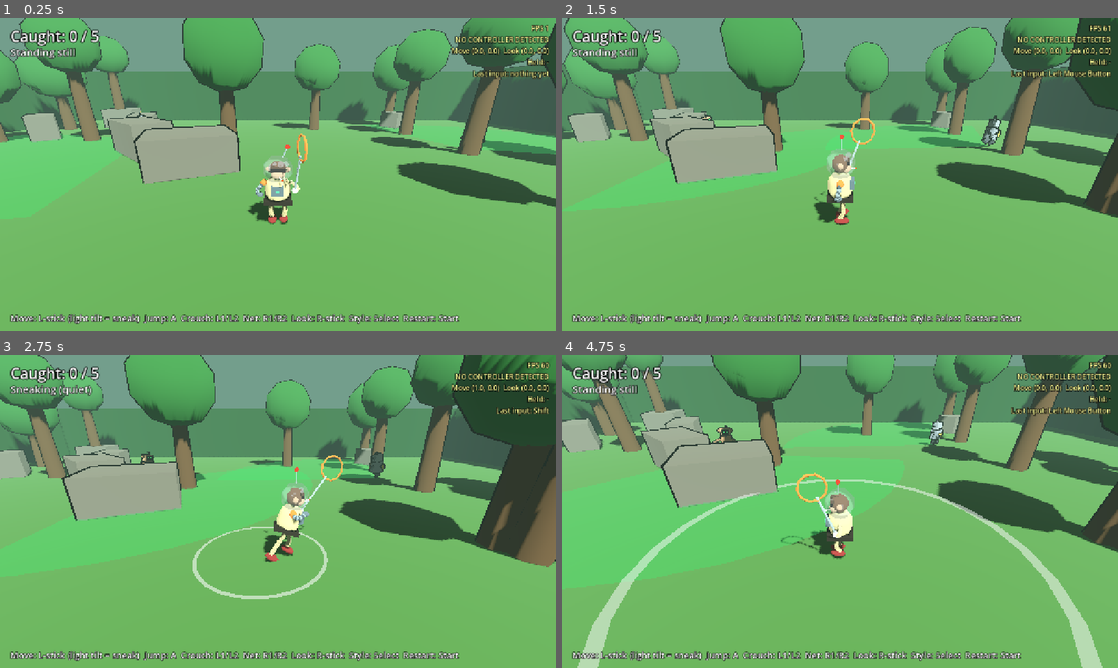
Above: before the commit, frames 1-4 (two rows, left to right).
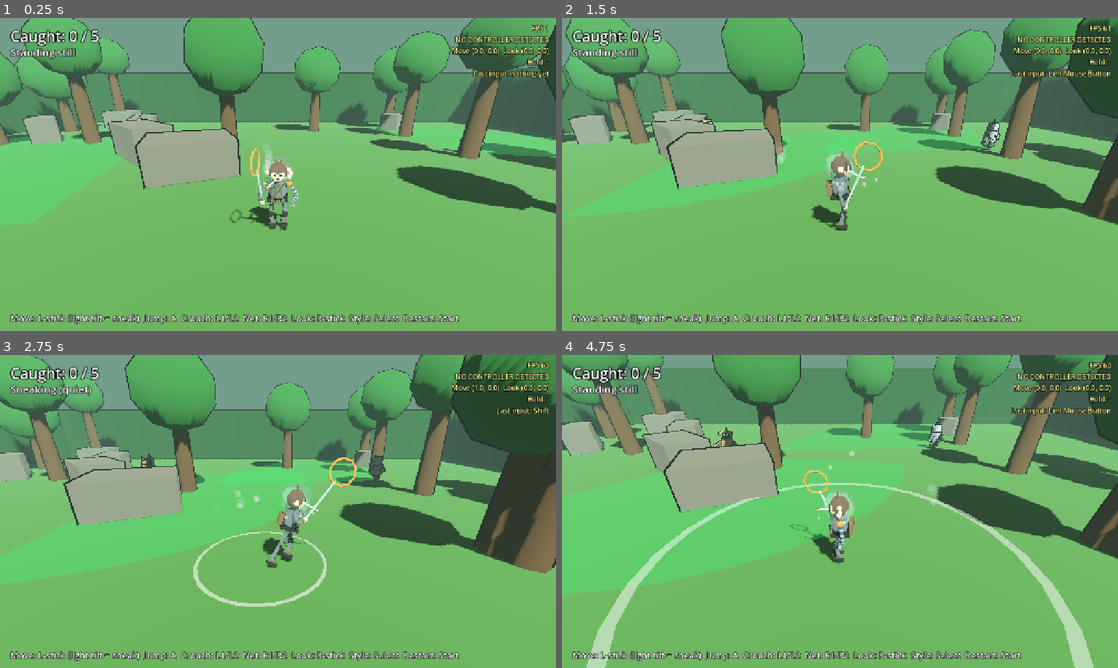
Above: after the commit, the same moments.

Repository: StoneColdOS/Caveman-Catchers
Game: Godot game, scene res://scenes/main.tscn
Two runs of this game, one before a commit and one after it. Both use one fixed random seed, a clock stepped at 60 frames per second and the inputs below.
Inputs (mouse positions are in pixels of both pictures, inside the frame that each line leads up to):
- Up to frame 1 (0.25 s): no input
- Up to frame 2 (1.5 s): tap Enter (restart) at 0.5 s; move the mouse to (962, 158) at 0.52 s; hold D (move_right) 0.53-1.25 s; hold Shift (crouch) 0.53-1.25 s; click (962, 158) at 0.67 s; tap Space (jump) at 0.77 s; tap J (net) at 0.8 s; drag from (728, 190) to (812, 237) at 1.27 s
- Up to frame 3 (2.75 s): move the mouse to (333, 442) at 2.02 s; hold D (move_right) from 2.03 s (still down); hold Ctrl (walk) from 2.03 s (still down); tap Shift (crouch) at 2.3 s
- Up to frame 4 (4.75 s): release D (move_right) at 2.75 s; release Ctrl (walk) at 2.75 s; drag from (812, 574) to (673, 464) at 2.77 s; move the mouse to (1006, 558) at 3.52 s; hold A (move_left) 3.53-4.25 s; hold Ctrl (walk) 3.53-4.25 s; tap Down (look_down) at 3.6 s; tap Space (jump) at 3.77 s; drag from (673, 464) to (756, 433) at 4.27 s

The runs differ from the first frame. In frame 1, 7.5% of the frame differs, in the area x 0-100%, y 0-68%; in frame 2, 7.5%; in frame 3, 8.6%; in frame 4, 10%, in the area x 0-100%, y 0-100%.
Error in both runs: Cannot call method 'get_nodes_in_group' on a null value. (res://scripts/main.gd:297)

Commit message:
New lanky chimp hero from the user's sketch
Bubble helmet, hair tuft, droopy eye and X eye, chewed ear, cigarette
poking out through the helmet with smoke trailing outside, V harness,
belt with three pouches, satchel on his back, wristband, knee pads,
banded boots, striped robot arm on his left, net in his right hand.
Longer, thinner noodle limbs; taller collision and camera to match.

Co-Authored-By: Claude Opus 5.5 <noreply@anthropic.com>
Claude-Session: https://claude.ai/code/session_01X5D3NCWGJ5U6tQxJ5x7zR9

Diff:
--- a/scripts/player.gd
+++ b/scripts/player.gd
@@ -1,6 +1,6 @@
 extends CharacterBody3D
-## The hero: a grumpy old space chimp. Shadowed eyes, cigarette, smoke stuck in his
-## helmet, a robot arm and a net. Placeholder shapes until the real model.
+## The hero: a lanky old space chimp from the user's sketch. Droopy eye, X eye, chewed
+## ear, cigarette poking through his helmet, harness, pouches, satchel, robot arm, net.
 
 signal caught_one
 
@@ -45,6 +45,9 @@
 var right_arm: Array = []
 var robot_arm: Array = []
 var claw: MeshInstance3D
+var knee_pads: Array = []
+var right_band: MeshInstance3D
+var smoke_origin: Array = []
 var walk_phase := 0.0
 var cig_tip: MeshInstance3D
 var smoke: Node3D
@@ -60,9 +63,9 @@
 	var shape := CollisionShape3D.new()
 	var cap := CapsuleShape3D.new()
 	cap.radius = 0.4
-	cap.height = 1.6
+	cap.height = 1.9
 	shape.shape = cap
-	shape.position.y = 0.8
+	shape.position.y = 0.95
 	add_child(shape)
 
 	_build_visual()
@@ -76,80 +79,122 @@
 func _build_visual() -> void:
 	visual = Node3D.new()
 	add_child(visual)
-	var suit := Color(0.79, 0.73, 0.56)
-	var boots := Color(0.56, 0.18, 0.18)
+	# Colors pulled from the inspo: worn grey suit, olive gear, brown fur
+	var suit := Color(0.4, 0.43, 0.45)
+	var gear := Color(0.37, 0.38, 0.27)
+	var dark := Color(0.16, 0.16, 0.15)
 	var metal := Color(0.55, 0.6, 0.64)
-	var fur := Color(0.36, 0.25, 0.18)
-	var face := Color(0.72, 0.58, 0.48)
+	var fur := Color(0.33, 0.23, 0.16)
+	var face := Color(0.85, 0.72, 0.6)
+	var ink := Color(0.07, 0.06, 0.05)
 
 	# Everything above the hips lives on body_root, which bounces, leans and squashes.
 	body_root = Node3D.new()
 	visual.add_child(body_root)
-	body_root.add_child(Util.mesh(Util.capsule(0.34, 0.86), suit, Vector3(0, 1.0, 0)))
-	body_root.add_child(Util.mesh(Util.box(Vector3(0.74, 0.1, 0.72)), Color(0.17, 0.14, 0.12), Vector3(0, 0.72, 0)))
-	body_root.add_child(Util.mesh(Util.box(Vector3(0.32, 0.24, 0.14)), Color(0.36, 0.42, 0.46), Vector3(0, 1.08, 0.32)))
-	body_root.add_child(Util.mesh(Util.box(Vector3(0.08, 0.06, 0.02)), Color(0.31, 0.82, 0.55), Vector3(0, 1.08, 0.4), false))
-	body_root.add_child(Util.mesh(Util.sphere(0.1), Color(0.91, 0.51, 0.23), Vector3(-0.36, 1.2, 0)))
-
-	# Head on a springy pivot: fur, ears, muzzle, a band of shadow for eyes
+	body_root.add_child(Util.mesh(Util.capsule(0.25, 0.62), suit, Vector3(0, 1.2, 0)))
+	# V harness straps meeting at the belt
+	for side in [-1.0, 1.0]:
+		var strap := Util.mesh(Util.box(Vector3(0.05, 0.5, 0.03)), gear, Vector3(0.08 * side, 1.2, 0.235))
+		strap.rotation.z = 0.32 * side
+		body_root.add_child(strap)
+	# Belt with three pouches
+	body_root.add_child(Util.mesh(Util.box(Vector3(0.56, 0.07, 0.52)), dark, Vector3(0, 0.95, 0)))
+	for x in [-0.13, 0.0, 0.13]:
+		body_root.add_child(Util.mesh(Util.box(Vector3(0.1, 0.13, 0.07)), gear, Vector3(x, 0.93, 0.27)))
+		body_root.add_child(Util.mesh(Util.box(Vector3(0.015, 0.06, 0.01)), dark, Vector3(x, 0.93, 0.31)))
+	# Satchel on his back with a cross strap
+	body_root.add_child(Util.mesh(Util.box(Vector3(0.34, 0.3, 0.14)), Color(0.45, 0.36, 0.24), Vector3(0, 1.12, -0.3)))
+	body_root.add_child(Util.mesh(Util.box(Vector3(0.34, 0.08, 0.02)), Color(0.38, 0.3, 0.2), Vector3(0, 1.24, -0.375)))
+	var cross := Util.mesh(Util.box(Vector3(0.04, 0.62, 0.02)), Color(0.38, 0.3, 0.2), Vector3(0.0, 1.22, 0.24))
+	cross.rotation.z = -0.6
+	body_root.add_child(cross)
+	# Robot arm's shoulder joint (his left)
+	body_root.add_child(Util.mesh(Util.sphere(0.09), Color(0.91, 0.51, 0.23), Vector3(0.3, 1.38, 0)))
+
+	# Head on a springy pivot inside a bubble helmet
 	head_pivot = Node3D.new()
-	head_pivot.position = Vector3(0, 1.42, 0)
+	head_pivot.position = Vector3(0, 1.5, 0)
 	body_root.add_child(head_pivot)
-	head_pivot.add_child(Util.mesh(Util.sphere(0.24), fur, Vector3(0, 0.18, 0)))
-	head_pivot.add_child(Util.mesh(Util.sphere(0.08), face, Vector3(-0.24, 0.18, 0)))
-	head_pivot.add_child(Util.mesh(Util.sphere(0.08), face, Vector3(0.24, 0.18, 0)))
-	var muzzle := Util.mesh(Util.sphere(0.15), face, Vector3(0, 0.08, 0.15))
-	muzzle.scale = Vector3(1.2, 0.85, 0.9)
-	head_pivot.add_child(muzzle)
-	head_pivot.add_child(Util.mesh(Util.box(Vector3(0.38, 0.09, 0.08)), Color(0.04, 0.03, 0.03), Vector3(0, 0.24, 0.19), false))
-	head_pivot.add_child(Util.mesh(Util.box(Vector3(0.4, 0.05, 0.1)), Color(0.24, 0.17, 0.12), Vector3(0, 0.3, 0.18)))
-	var cig := Util.mesh(Util.box(Vector3(0.03, 0.03, 0.2)), Color(0.95, 0.93, 0.88), Vector3(0.08, 0.05, 0.34))
-	cig.rotation.y = 0.35
+	head_pivot.add_child(Util.mesh(Util.sphere(0.26), fur, Vector3(0, 0.24, 0)))
+	for tuft in [[-0.04, 0.3, 0.15], [0.06, 0.25, -0.2]]:
+		var spike := Util.mesh(Util.box(Vector3(0.05, 0.16, 0.05)), fur, Vector3(tuft[0], 0.52, 0.02))
+		spike.rotation = Vector3(0, 0, tuft[2] * 2.0)
+		head_pivot.add_child(spike)
+	var mask := Util.mesh(Util.sphere(0.2), face, Vector3(0, 0.2, 0.11))
+	mask.scale = Vector3(1.05, 1.0, 0.75)
+	head_pivot.add_child(mask)
+	# His right ear: plain. His left ear: big, with a bite chewed out of it.
+	head_pivot.add_child(Util.mesh(Util.sphere(0.08), face, Vector3(-0.26, 0.22, 0)))
+	for e in [[0.28, 0.3, 0.0], [0.34, 0.2, -0.01], [0.3, 0.11, 0.03]]:
+		head_pivot.add_child(Util.mesh(Util.sphere(0.065), face, Vector3(e[0], e[1], e[2])))
+	# Droopy half-lidded eye (his right) and an X for the other one
+	head_pivot.add_child(Util.mesh(Util.box(Vector3(0.05, 0.035, 0.02)), ink, Vector3(-0.07, 0.222, 0.262), false))
+	var lid := Util.mesh(Util.box(Vector3(0.075, 0.018, 0.02)), ink, Vector3(-0.07, 0.243, 0.26), false)
+	lid.rotation.z = -0.25
+	head_pivot.add_child(lid)
+	for r in [0.785, -0.785]:
+		var stroke := Util.mesh(Util.box(Vector3(0.075, 0.016, 0.02)), ink, Vector3(0.07, 0.235, 0.255), false)
+		stroke.rotation.z = r
+		head_pivot.add_child(stroke)
+	head_pivot.add_child(Util.mesh(Util.box(Vector3(0.025, 0.02, 0.02)), ink, Vector3(0.0, 0.17, 0.27), false))   # nose
+	head_pivot.add_child(Util.mesh(Util.box(Vector3(0.09, 0.014, 0.02)), ink, Vector3(0.0, 0.12, 0.262), false))  # mouth
+	# Cigarette poking out through the helmet glass, glowing tip outside
+	var cig := Util.mesh(Util.box(Vector3(0.03, 0.03, 0.5)), Color(0.95, 0.93, 0.88), Vector3(-0.14, 0.08, 0.42))
+	cig.rotation = Vector3(0.25, -0.55, 0)
 	head_pivot.add_child(cig)
 	cig_tip = MeshInstance3D.new()
-	cig_tip.mesh = Util.sphere(0.022)
+	cig_tip.mesh = Util.sphere(0.024)
 	cig_tip.material_override = Util.mat(Color(1.0, 0.45, 0.1), true)
-	cig_tip.position = Vector3(0.115, 0.05, 0.43)
+	cig_tip.position = Vector3(-0.27, 0.02, 0.62)
 	head_pivot.add_child(cig_tip)
+	var helmet := Util.mesh(Util.sphere(0.44), Color(0.8, 0.9, 0.95, 0.2), Vector3(0, 0.24, 0))
+	helmet.cast_shadow = GeometryInstance3D.SHADOW_CASTING_SETTING_OFF
+	head_pivot.add_child(helmet)
+	var collar := CylinderMesh.new()
+	collar.top_radius = 0.2
+	collar.bottom_radius = 0.22
+	collar.height = 0.07
+	collar.radial_segments = 10
+	head_pivot.add_child(Util.mesh(collar, metal, Vector3(0, -0.17, 0)))  # helmet collar
+	# Smoke trails up from the tip in world space
 	smoke = Node3D.new()
-	smoke.position = Vector3(0, 0.18, 0)
-	head_pivot.add_child(smoke)
-	for i in 7:
+	smoke.top_level = true
+	add_child(smoke)
+	for i in 8:
 		var puff := MeshInstance3D.new()
-		puff.mesh = Util.sphere(0.07)
-		puff.material_override = Util.mat(Color(0.85, 0.88, 0.9, 0.35), true)
+		puff.mesh = Util.sphere(0.06)
+		puff.material_override = Util.mat(Color(0.9, 0.92, 0.94, 0.45), true)
 		puff.cast_shadow = GeometryInstance3D.SHADOW_CASTING_SETTING_OFF
 		smoke.add_child(puff)
-	var helmet := Util.mesh(Util.sphere(0.4), Color(0.8, 0.9, 0.95, 0.22), Vector3(0, 0.18, 0))
-	helmet.cast_shadow = GeometryInstance3D.SHADOW_CASTING_SETTING_OFF
-	head_pivot.add_child(helmet)
-	var ant := Util.mesh(Util.box(Vector3(0.03, 0.32, 0.03)), metal, Vector3(0.16, 0.66, 0))
-	ant.rotation.z = -0.35
-	head_pivot.add_child(ant)
-	var light := MeshInstance3D.new()
-	light.mesh = Util.sphere(0.06)
-	light.material_override = Util.mat(Color(1.0, 0.3, 0.2), true)
-	light.position = Vector3(0.22, 0.83, 0)
-	head_pivot.add_child(light)
-
-	# Noodle limbs: chains of overlapping balls bent along a curve every frame.
+		smoke_origin.append(Vector3.ZERO)
+
+	# Long, lanky noodle limbs
 	for side in [-1.0, 1.0]:
-		legs.append(_make_noodle(11, 0.07, suit.darkened(0.08), Color()))
-		var shoe := Util.mesh(Util.sphere(0.13), boots, Vector3(0.16 * side, 0.08, 0.05))
-		shoe.scale = Vector3(1.05, 0.7, 1.7)
-		visual.add_child(shoe)
-		feet.append(shoe)
-	right_arm = _make_noodle(9, 0.055, suit, Color())
-	robot_arm = _make_noodle(10, 0.06, metal, Color(0.32, 0.36, 0.4))  # accordion-striped spring arm
-	claw = Util.mesh(Util.sphere(0.09), Color(0.4, 0.45, 0.5), Vector3.ZERO)
-	claw.scale = Vector3(1, 0.8, 1.2)
+		legs.append(_make_noodle(14, 0.06, suit, Color()))
+		var pad := Util.mesh(Util.sphere(0.085), dark, Vector3.ZERO)
+		pad.scale = Vector3(1, 1.15, 0.7)
+		visual.add_child(pad)
+		knee_pads.append(pad)
+		var boot := Util.mesh(Util.sphere(0.12), dark, Vector3(0.14 * side, 0.08, 0.05))
+		boot.scale = Vector3(1.0, 0.75, 1.6)
+		visual.add_child(boot)
+		boot.add_child(Util.mesh(Util.box(Vector3(0.17, 0.05, 0.14)), gear, Vector3(0, 0.13, -0.03)))  # boot band
+		feet.append(boot)
+	right_arm = _make_noodle(12, 0.05, suit, Color())
+	robot_arm = _make_noodle(13, 0.055, metal, Color(0.32, 0.36, 0.4))  # accordion-striped spring arm
+	right_band = Util.mesh(Util.sphere(0.065), gear, Vector3.ZERO)
+	visual.add_child(right_band)
+	claw = Util.mesh(Util.sphere(0.08), Color(0.4, 0.45, 0.5), Vector3.ZERO)
+	claw.scale = Vector3(1, 0.8, 1.25)
 	body_root.add_child(claw)
-
-	# Net in his gloved right hand
+	claw.add_child(Util.mesh(Util.box(Vector3(0.03, 0.12, 0.03)), metal, Vector3(-0.04, -0.09, 0.04)))
+	claw.add_child(Util.mesh(Util.box(Vector3(0.03, 0.12, 0.03)), metal, Vector3(0.04, -0.09, 0.04)))
+
+	# Net in his right hand (chimp hand)
 	net_pivot = Node3D.new()
-	net_pivot.position = Vector3(0.45, 0.95, 0.05)
+	net_pivot.position = Vector3(-0.4, 0.78, 0.08)
 	body_root.add_child(net_pivot)
-	net_pivot.add_child(Util.mesh(Util.sphere(0.09), Color(0.97, 0.96, 0.92), Vector3.ZERO))  # white cartoon glove
+	net_pivot.add_child(Util.mesh(Util.sphere(0.075), face, Vector3.ZERO))
 	var handle := MeshInstance3D.new()
 	var cyl := CylinderMesh.new()
 	cyl.top_radius = 0.03
@@ -230,7 +275,7 @@
 		stretch = (b - 0.5) * 0.14 * amp
 		sway = sin(beat * 0.25) * 0.12 * amp
 	if crouching:
-		body_y -= 0.32
+		body_y -= 0.4
 	var k := clampf(16.0 * delta, 0.0, 1.0)
 	body_root.position.y = lerp(body_root.position.y, body_y, k)
 	body_root.rotation.x = lerp_angle(body_root.rotation.x, lean, k)
@@ -265,24 +310,25 @@
 			pitch_foot = -maxf(0.0, sin(beat)) * 0.5 * amp
 		feet[i].position = feet[i].position.lerp(foot, clampf(25.0 * delta, 0.0, 1.0))
 		feet[i].rotation.x = pitch_foot
-		var hip := body_root.transform * Vector3(0.15 * side, 0.66, 0)
-		_noodle(legs[i], hip, feet[i].position + Vector3(0, 0.07, -0.04), 0.68, Vector3(0.35 * side, 0.0, 1.0))
+		var hip := body_root.transform * Vector3(0.13 * side, 0.92, 0)
+		_noodle(legs[i], hip, feet[i].position + Vector3(0, 0.07, -0.04), 0.9, Vector3(0.35 * side, 0.0, 1.0))
+		knee_pads[i].position = legs[i][legs[i].size() / 2].position + Vector3(0, 0, 0.04)
 
 	# Arms (hand targets are in body space)
-	var net_hand := Vector3(0.45, 0.95, 0.05)
-	var claw_hand := Vector3(-0.48, 0.8, 0.0)
+	var net_hand := Vector3(-0.4, 0.78, 0.08)
+	var claw_hand := Vector3(0.4, 0.74, 0.02)
 	if not on_floor:
 		var f := sin(t * 18.0) * 0.15 * amp
-		net_hand = Vector3(0.6, 1.5 + f, 0.0)
-		claw_hand = Vector3(-0.62, 1.5 - f, 0.05)
+		net_hand = Vector3(-0.58, 1.78 + f, 0.0)
+		claw_hand = Vector3(0.58, 1.78 - f, 0.05)
 	elif moving and running:
 		var a := walk_phase * 2.0
-		claw_hand = Vector3(-0.5, 1.2, 0.0) + Vector3(0, sin(a), cos(a)) * 0.45 * amp  # windmill
-		net_hand = Vector3(0.45, 1.0, 0.05 - sin(walk_phase) * 0.35 * amp)
+		claw_hand = Vector3(0.42, 1.38, 0.0) + Vector3(0, sin(a), cos(a)) * 0.55 * amp  # windmill
+		net_hand = Vector3(-0.4, 0.85, 0.08 - sin(walk_phase) * 0.4 * amp)
 	elif moving and sneaky:
 		var w := sin(walk_phase) * 0.05 * amp
-		net_hand = Vector3(0.36, 1.25 + w, 0.32)   # hands up like claws, tiptoeing
-		claw_hand = Vector3(-0.32, 1.25 - w, 0.34)
+		net_hand = Vector3(-0.32, 1.36 + w, 0.32)   # hands up like claws, tiptoeing
+		claw_hand = Vector3(0.3, 1.36 - w, 0.34)
 	elif moving:
 		net_hand.z -= sin(walk_phase) * 0.28 * amp
 		claw_hand.z += sin(walk_phase) * 0.32 * amp
@@ -293,8 +339,9 @@
 	net_pivot.position = net_pivot.position.lerp(net_hand, clampf(14.0 * delta, 0.0, 1.0))
 	claw.position = claw.position.lerp(claw_hand, clampf(14.0 * delta, 0.0, 1.0))
 	var bt := body_root.transform
-	_noodle(right_arm, bt * Vector3(0.36, 1.2, 0), bt * net_pivot.position, 0.62, Vector3(1.0, -0.5, -0.3))
-	_noodle(robot_arm, bt * Vector3(-0.36, 1.2, 0), bt * claw.position, 0.66, Vector3(-1.0, -0.5, -0.3))
+	_noodle(right_arm, bt * Vector3(-0.3, 1.38, 0), bt * net_pivot.position, 0.8, Vector3(-1.0, -0.5, -0.3))
+	_noodle(robot_arm, bt * Vector3(0.3, 1.38, 0), bt * claw.position, 0.84, Vector3(1.0, -0.5, -0.3))
+	right_band.position = right_arm[right_arm.size() - 3].position  # wristband
 
 	# Landing squash recovers on the whole figure
 	visual.scale = visual.scale.lerp(Vector3.ONE, clampf(10.0 * delta, 0.0, 1.0))
@@ -302,7 +349,7 @@
 
 func _build_camera() -> void:
 	camera_pivot = Node3D.new()
-	camera_pivot.position.y = 1.4
+	camera_pivot.position.y = 1.6
 	add_child(camera_pivot)
 	arm = SpringArm3D.new()
 	arm.spring_length = 6.0
@@ -397,9 +444,9 @@
 
 func swing_net() -> void:
 	net_timer = NET_COOLDOWN
-	net_pivot.rotation = Vector3(0, 1.3, 0)
+	net_pivot.rotation = Vector3(0, -1.3, 0)
 	var tw := create_tween()
-	tw.tween_property(net_pivot, "rotation:y", -1.3, 0.18)
+	tw.tween_property(net_pivot, "rotation:y", 1.3, 0.18)
 	tw.tween_callback(_rest_net)
 
 	var fwd := visual.global_basis.z
@@ -426,18 +473,23 @@
 
 ## Puffs swirl slowly around inside the helmet; the cigarette tip pulses.
 func _animate_smoke() -> void:
+	# Each puff leaves the cigarette tip, drifts up and grows, then starts over.
 	var t := Time.get_ticks_msec() * 0.001
-	var i := 0
-	for puff in smoke.get_children():
-		var a := t * (0.6 + i * 0.07) + i * 0.9
-		var r := 0.2 + 0.06 * sin(t * 0.7 + i)
-		puff.position = Vector3(cos(a) * r, 0.1 + 0.12 * sin(t * 0.5 + i * 1.3), sin(a) * r * 0.8)
-		puff.scale = Vector3.ONE * (0.8 + 0.4 * sin(t + i))
-		i += 1
+	var tip := cig_tip.global_position
+	var n := smoke.get_child_count()
+	for i in n:
+		var puff: MeshInstance3D = smoke.get_child(i)
+		var life := fposmod(t * 0.45 + float(i) / n, 1.0)
+		if life < 0.05 or smoke_origin[i] == Vector3.ZERO:
+			smoke_origin[i] = tip
+		var o: Vector3 = smoke_origin[i]
+		puff.global_position = o + Vector3(sin(t * 2.0 + i) * 0.08 * life, life * 0.9, cos(t * 1.7 + i) * 0.06 * life)
+		puff.scale = Vector3.ONE * (0.5 + life * 1.6)
+		(puff.material_override as StandardMaterial3D).albedo_color.a = 0.5 * (1.0 - life)
 	var glow := 0.75 + 0.25 * sin(t * 3.0)
 	(cig_tip.material_override as StandardMaterial3D).albedo_color = Color(1.0, 0.35 * glow + 0.1, 0.05)
 
 
 ## Net held upright beside him when not swinging.
 func _rest_net() -> void:
-	net_pivot.rotation = Vector3(-1.2, 0.2, 0)
+	net_pivot.rotation = Vector3(-1.2, -0.2, 0)
Binary file added: docs/concept/hero-ingame.png
Binary file added: docs/concept/hero-sketch.png
Not shown, changed: docs/DESIGN.md
Not shown, changed: docs/ROADMAP.md
